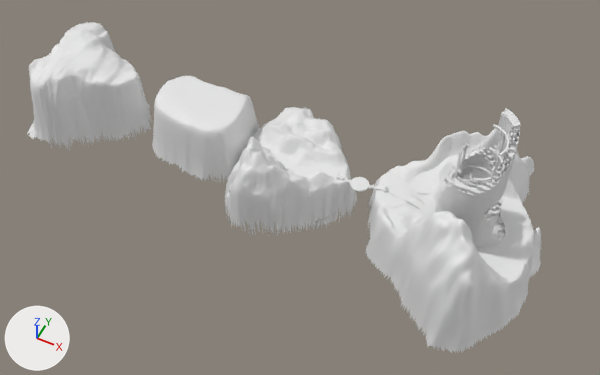
One commit to the FBX model Assets/Game Assets/Props/Zona_0/Zona_0.FBX: the scene before it, then after it.
Before and after are seen from a 50 mm lens placed at (-258.0, -947.0, 552.0), pointed at (-468.0, -528.0, 29.0). The lights are fixed; the arrows at lower left show +X, +Y and +Z. Where no turn or scale is listed for an object, it has been applied to the vertices.

Names of what the first picture shows: 'Terrain_bosque', 'Terrain_cabaña', 'Terrain_entrada_bosque', 'Terrain_torre', 'river', 'torre', 'torre.001', 'torre_soporte_palo_h', 'torre_soporte_palo_v'.
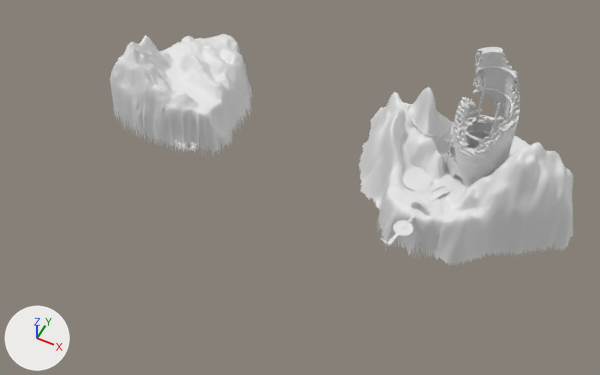
ob_tower_exterior is not drawn itself; it is the parent of ob_acueducto, ob_puente, ob_escaleras_estanque, ob_patas_acuaducto, ob_river, ob_estanque, ob_suelo2_001, ob_suelo2.
ob_tower_int is not drawn itself; it is the parent of ob_torre_soporte_palo_h, ob_ref, ob_canal_001, ob_canal, ob_canal_002, ob_floor, ob_torre, ob_floor_rejas.
ob_ruinas_espada is not drawn itself; it is the parent of ob_pedestal, ob_escaleras_iz, ob_balla, ob_escaleras_der, ob_runas_der, ob_piedra, ob_runas_iz, ob_sop_espada.

Where the newer file only moved an object's origin or applied its transform, the numbers keep the older frame.

Location of each change, [x1, y1, x2, y2] in pixels of the pictures (600 x 375 px):
```json
{"object": "Terrain_torre", "change": "moved, turned", "before": [365, 128, 541, 353], "after": [359, 87, 573, 266]}
{"object": "Terrain_bosque", "change": "moved, turned", "before": [225, 107, 357, 237], "after": [110, 34, 253, 156]}
{"object": "Terrain_cabaña", "change": "deleted", "before": [27, 22, 152, 150]}
{"object": "Terrain_entrada_bosque", "change": "deleted", "before": [152, 76, 259, 183]}
{"object": "torre", "change": "moved, turned", "before": [435, 147, 506, 248], "after": [446, 97, 518, 187]}
{"object": "torre.001", "change": "moved, turned", "before": [464, 108, 521, 203], "after": [473, 47, 520, 125]}
{"object": "river", "change": "moved, turned", "before": [388, 155, 467, 234], "after": [400, 132, 479, 217]}
{"object": "torre_soporte_palo_h", "change": "moved, turned", "before": [449, 124, 509, 209], "after": [463, 66, 517, 142]}
{"object": "torre_soporte_palo_v", "change": "moved, turned", "before": [454, 135, 505, 214], "after": [463, 69, 515, 148]}
{"object": "sop_espada", "change": "moved, turned", "before": [350, 177, 369, 191], "after": [393, 220, 413, 236]}
{"object": "puente", "change": "moved, turned", "before": [404, 195, 426, 210], "after": [431, 186, 451, 199]}
{"object": "suelo2.001", "change": "moved, turned", "before": [389, 187, 408, 200], "after": [421, 194, 436, 206]}
{"object": "suelo2", "change": "moved, turned", "before": [421, 206, 435, 214], "after": [447, 177, 463, 191]}
{"object": "estanque", "change": "moved, turned", "before": [408, 173, 431, 195], "after": [403, 178, 433, 191]}
{"object": "acueducto", "change": "moved, turned", "before": [467, 144, 483, 180], "after": [407, 104, 450, 142]}
{"object": "escaleras_estanque", "change": "moved, turned", "before": [403, 183, 417, 195], "after": [414, 187, 431, 194]}
{"object": "torre_soporte_hierro", "change": "moved, turned", "before": [455, 131, 506, 171], "after": [464, 65, 513, 133]}
{"object": "escaleras_der", "change": "moved, turned", "before": [336, 176, 351, 182], "after": [387, 233, 399, 245]}
{"object": "escaleras_iz", "change": "moved, turned", "before": [369, 186, 384, 190], "after": [408, 210, 419, 222]}
{"object": "runas_iz", "change": "moved, turned", "before": [368, 184, 384, 191], "after": [408, 210, 419, 223]}
{"object": "runas_der", "change": "moved, turned", "before": [336, 175, 346, 181], "after": [387, 236, 396, 245]}
{"object": "patas_acuaducto", "change": "moved, turned", "after": [411, 119, 450, 155], "on screen": "not visible before"}
{"object": "piedra", "change": "moved, turned", "after": [381, 238, 387, 243], "on screen": "not visible before"}
{"object": "pedestal_tanque", "change": "moved, turned", "before": [492, 226, 496, 233], "on screen": "not visible afterwards"}
```

Scene script edits in JSON lines:
```json
{"op": "set", "path": "ob_torre_soporte_palo_h.location", "old": "(0.000061, 0.0, 17.3)", "new": "(0.0, 0.0000305, 17.3)"}
{"op": "set", "path": "ob_tower_int.location", "old": "(-329.2, -513.8, 45.21)", "new": "(-341.3, -450.8, 45.79)"}
{"op": "set", "path": "ob_tower_int.rotation_euler", "old": "(0.0, 0.0, 0.0)", "new": "(0.0, 0.0, 1.28)", "note": "degrees (0, 0, 0) -> degrees (0, 0, 73)"}
{"op": "set", "path": "ob_ruinas_espada.location", "old": "(-423.3, -511.6, 39.96)", "new": "(-370.4, -540.3, 39.96)"}
{"op": "set", "path": "ob_ruinas_espada.rotation_euler", "old": "(0.0, 0.0, -2.978)", "new": "(0.0, 0.0, -1.698)", "note": "degrees (0, 0, -171) -> degrees (0, 0, -97)"}
{"op": "set", "path": "ob_torre.location", "old": "(0.000061, 0.0, -4.386)", "new": "(0.0, 0.0000305, -4.386)"}
{"op": "set", "path": "ob_terrain_bosque.location", "old": "(35.64, -0.694, -8.196)", "new": "(-63.65, -0.694, 46.27)"}
{"op": "set", "path": "ob_terrain_bosque.rotation_euler", "old": "(1.571, 0.0, 0.0)", "new": "(1.571, 0.0, -0.605)", "note": "degrees (90, 0, 0) -> degrees (90, 0, -35)"}
{"op": "set", "path": "ob_torre_001.location", "old": "(0.000061, 0.0, -4.386)", "new": "(0.0, 0.0000305, -4.386)"}
{"op": "remove", "block": "ob_terrain_entrada_bosque", "code": ["ob_terrain_entrada_bosque = bpy.data.objects.new('Terrain_entrada_bosque', me_terrain_007)", "ob_terrain_entrada_bosque.location = (-572.0, -505.5, 56.6)"]}
{"op": "remove", "block": "ob_terrain_cabaña", "code": ["ob_terrain_cabaña = bpy.data.objects.new('Terrain_cabaña', me_terrain_003)", "ob_terrain_cabaña.location = (-698.0, -508.5, 59.7)"]}
{"op": "set", "path": "ob_torre_soporte_palo_v.location", "old": "(0.000061, 0.0, 17.3)", "new": "(0.0, 0.0000305, 17.3)"}
{"op": "set", "path": "ob_terrain_torre.location", "old": "(189.1, 4.399, -6.523)", "new": "(167.6, 54.01, -5.941)"}
{"op": "set", "path": "ob_terrain_torre.rotation_euler", "old": "(1.571, 0.0, 0.0)", "new": "(1.571, 0.0, 1.28)", "note": "degrees (90, 0, 0) -> degrees (90, 0, 73)"}
{"op": "set", "path": "ob_torre_soporte_hierro.location", "old": "(0.000061, 0.0, 17.3)", "new": "(0.0, 0.0000305, 17.3)"}
{"op": "set", "path": "ob_tower_exterior.location", "old": "(-361.5, -501.3, 41.21)", "new": "(-362.5, -478.1, 41.79)"}
{"op": "set", "path": "ob_tower_exterior.rotation_euler", "old": "(0.0, 0.0, 0.0)", "new": "(0.0, 0.0, 1.28)", "note": "degrees (0, 0, 0) -> degrees (0, 0, 73)"}
```
